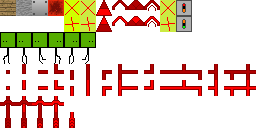
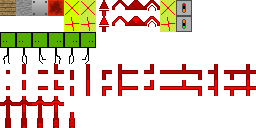
Revision of a layered 256px x 128px image; what changed, layer by layer:
painted on "atlas.png" over [left=96, top=9, right=112, bottom=32]
